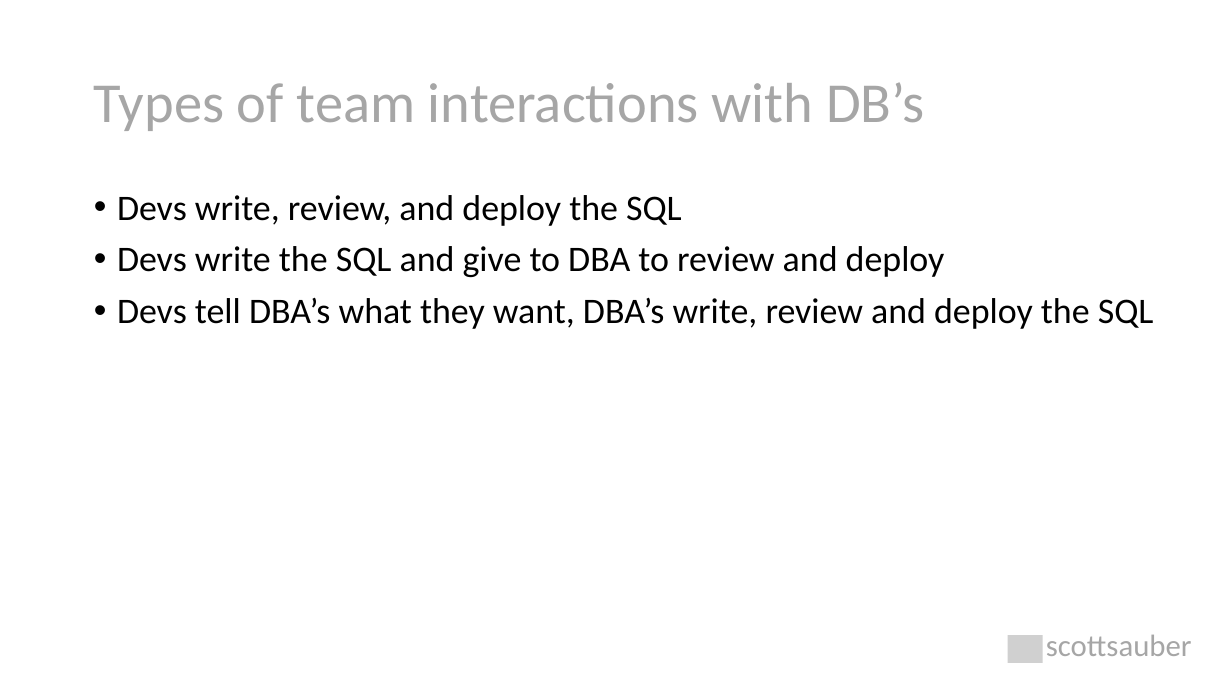
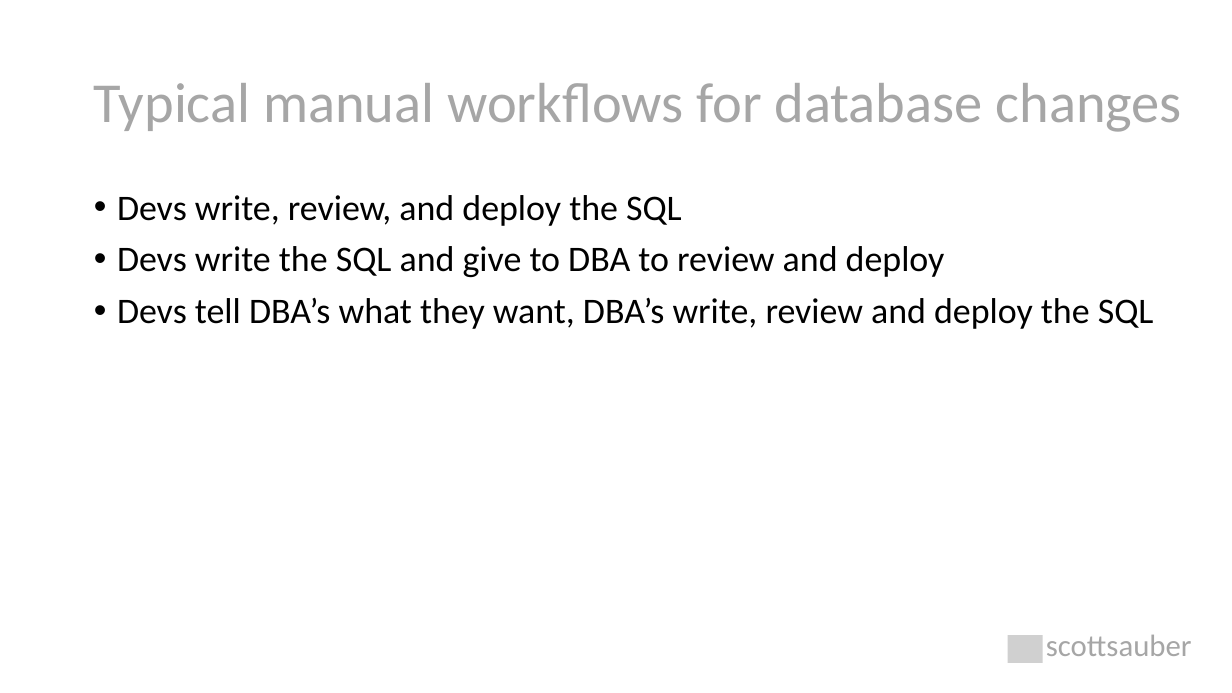
Before and after one commit to scottsauber/talks, a slide deck: slide 6 of 2022-05-11-NDCLondon-DatabaseDevOps/database-devops.pptx. Drawn at 1232x693 pixels with LibreOffice and Linux fonts; fonts in the diff are those of the drawing; grey boxes stand for pictures. Boxes give left, top, right and bottom in pixels: in the first picture for what was removed or moved away, otherwise in the second. Text is boxed around its words. In the diff, an @@ line names an element or a change of style, - is before the commit and + after.

```diff
--- a/2022-05-11-NDCLondon-DatabaseDevOps/database-devops.pptx
+++ b/2022-05-11-NDCLondon-DatabaseDevOps/database-devops.pptx
@@ title at (x1=94, y1=83, x2=1182, y2=132): text changed @@
-Types of team interactions with DB’s
+Typical manual workflows for database changes
```
Also in this commit, not shown: 9 other slides changed, 1 slide added, 1 slide removed.
